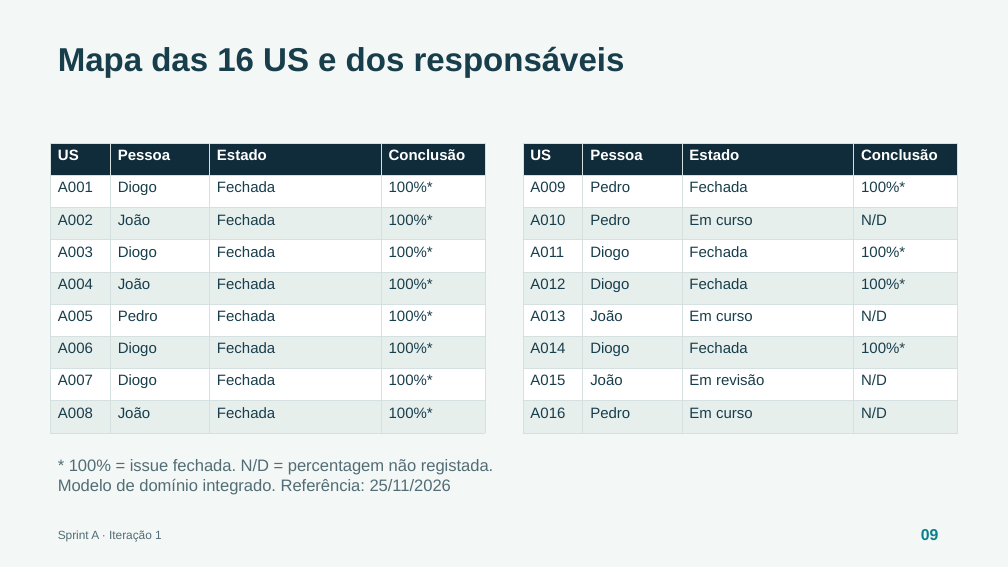
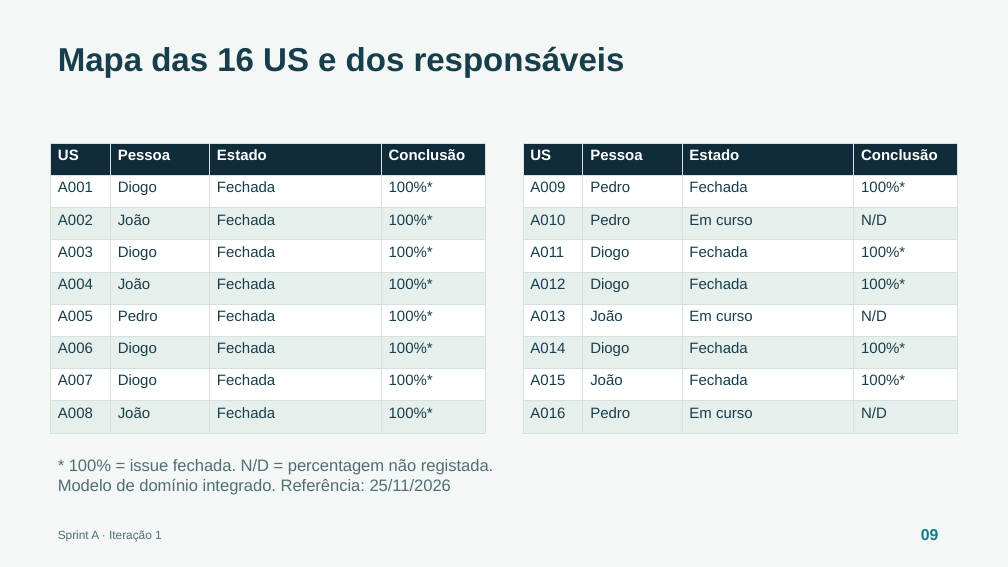
Before and after one commit to escobar0304/ProjInter-2-1, a slide deck: slide 9 of docs/entregas/sprint-review-a/sprint-review-a.pptx. Drawn at 1008x567 pixels with LibreOffice and Linux fonts; fonts in the diff are those of the drawing. Boxes give left, top, right and bottom in pixels: in the first picture for what was removed or moved away, otherwise in the second. Text is boxed around its words. In the diff, an @@ line names an element or a change of style, - is before the commit and + after.

```diff
--- a/docs/entregas/sprint-review-a/sprint-review-a.pptx
+++ b/docs/entregas/sprint-review-a/sprint-review-a.pptx
@@ table at [523, 144, 958, 433] @@
-row 8, column 3: Em revisão
+row 8, column 3: Fechada
-row 8, column 4: N/D
+row 8, column 4: 100%*
```
Also in this commit, not shown: 3 other slides changed, 2 other files.
